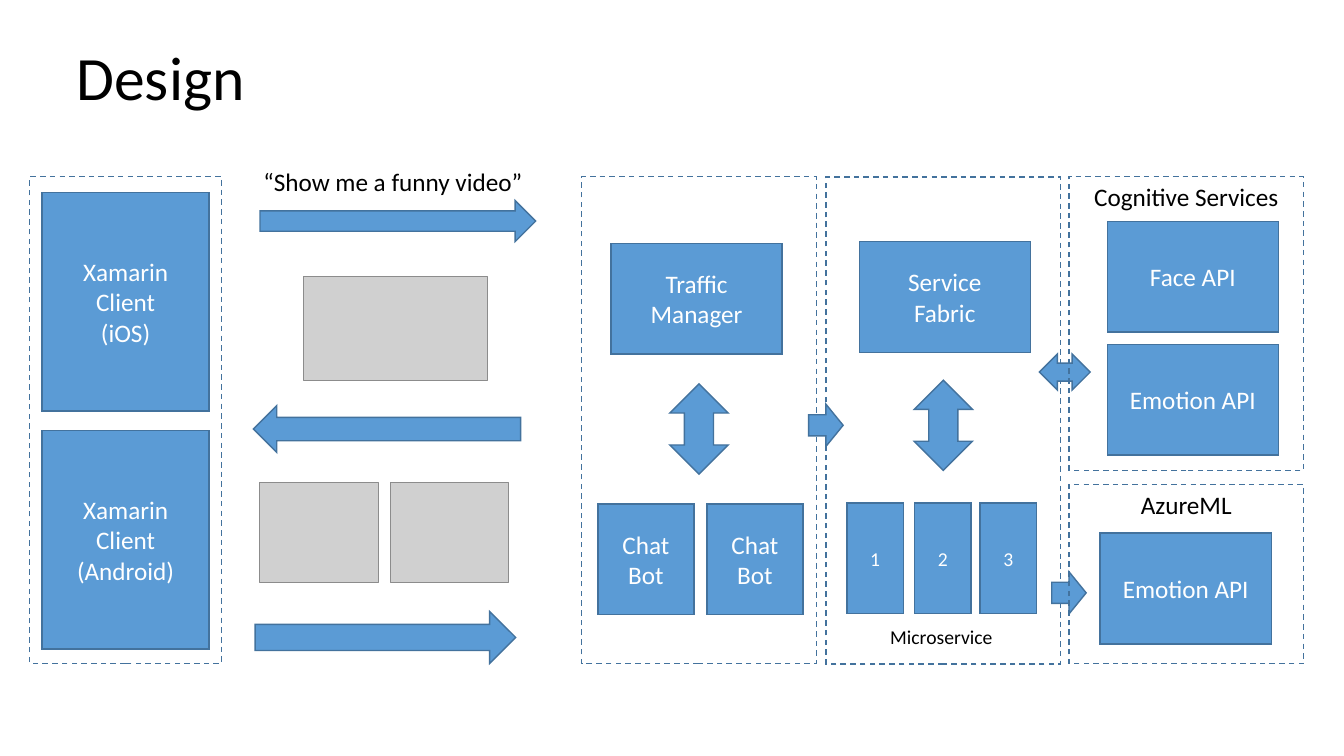
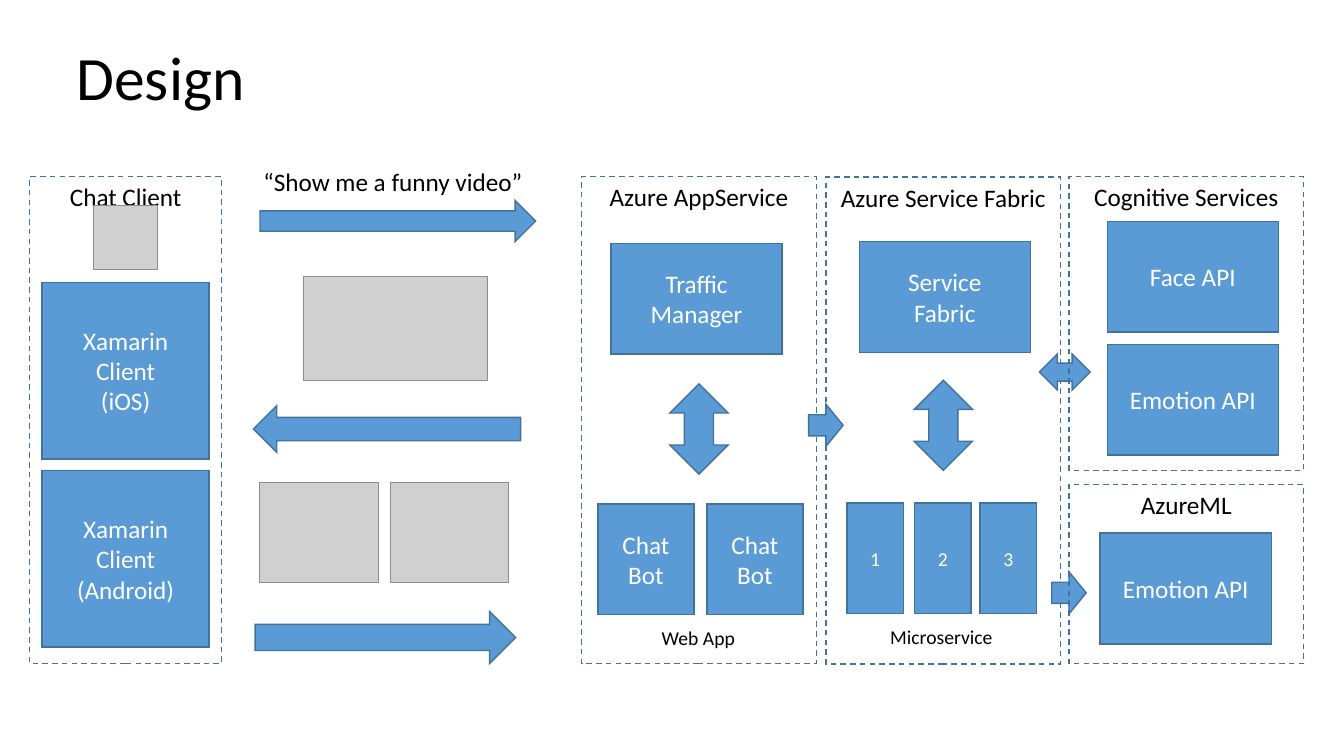
Before and after one commit to drewby/YasudaBot, a slide deck: slide 4 of docs/YasudaBot Overview.pptx. Drawn at 1344x756 pixels with LibreOffice and Linux fonts; fonts in the diff are those of the drawing; grey boxes stand for pictures. Boxes give left, top, right and bottom in pixels: in the first picture for what was removed or moved away, otherwise in the second. Text is boxed around its words. In the diff, an @@ line names an element or a change of style, - is before the commit and + after.

```diff
--- a/docs/YasudaBot Overview.pptx
+++ b/docs/YasudaBot Overview.pptx
@@ text in rectangle at [70, 188, 181, 213]: text added @@
+Chat Client
@@ picture added at [94, 206, 157, 269] @@
@@ text in rectangle at [610, 188, 788, 210]: text added @@
+Azure AppService
@@ text in rectangle at [841, 189, 1045, 208]: text added @@
+Azure Service Fabric
@@ rectangle "Xamarin Client": place and size @@
-rectangle "Xamarin Client" at [42, 193, 210, 410]
+rectangle "Xamarin Client" at [42, 282, 210, 459]
@@ rectangle "Xamarin Client": place and size @@
-rectangle "Xamarin Client" at [42, 431, 210, 648]
+rectangle "Xamarin Client" at [42, 471, 210, 647]
@@ text added at [662, 631, 735, 648], 14 pt, text #000000 @@
+Web App
```
Also in this commit, not shown: 1 other slide changed, 2 slides added.
